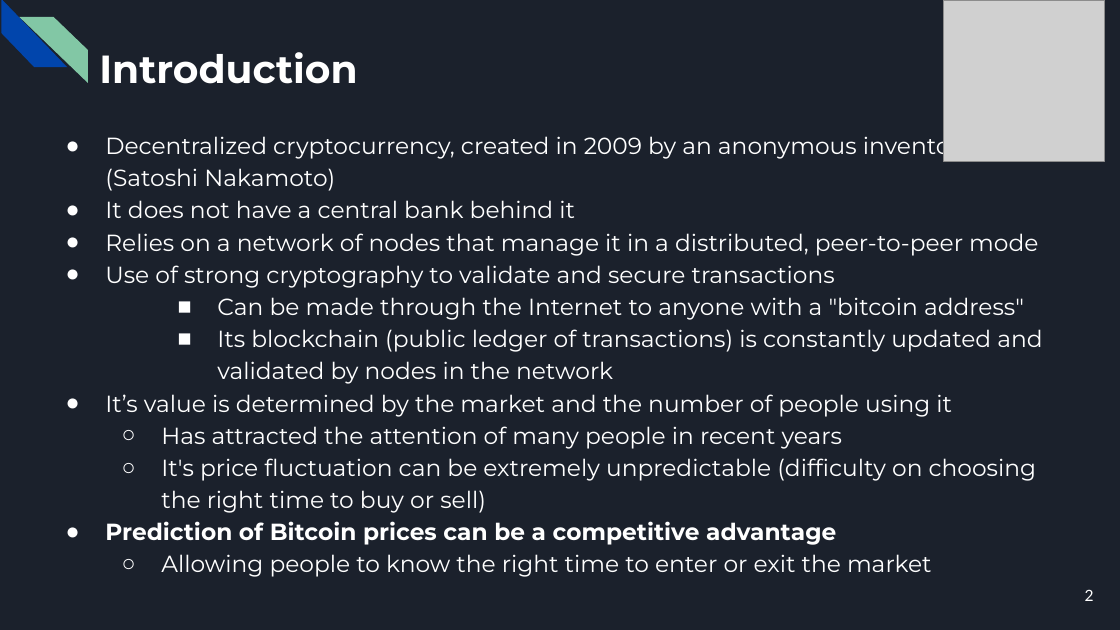
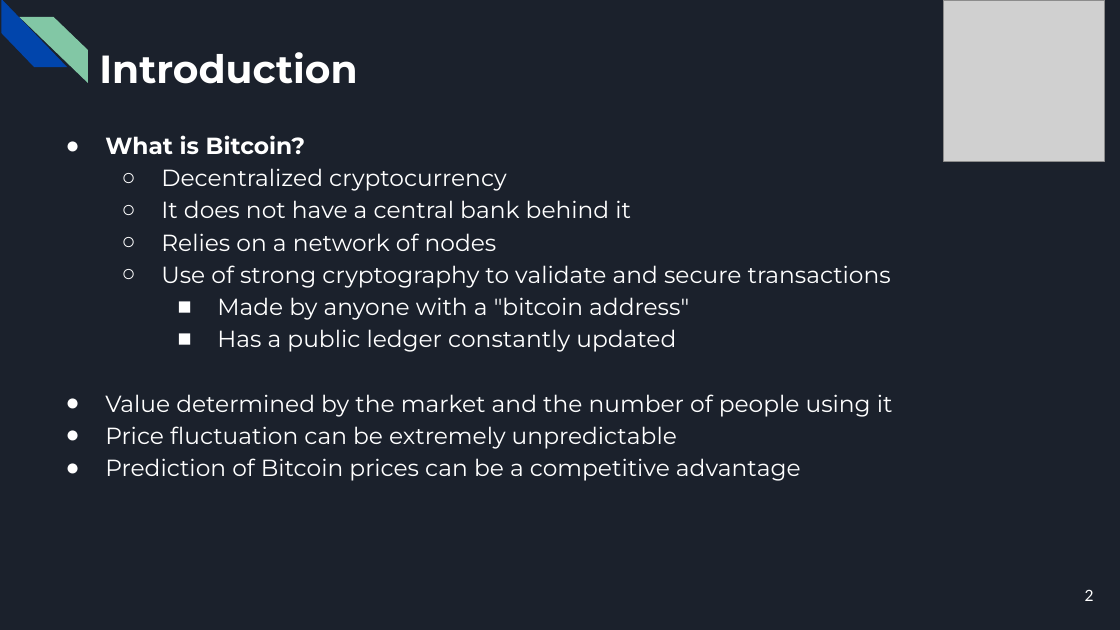
Before and after one commit to CorsiDanilo/bitcoin-price-prediction-with-pyspark, a slide deck: slide 2 of presentation/presentation.pptx. Drawn at 1120x630 pixels with LibreOffice and Linux fonts; fonts in the diff are those of the drawing; grey boxes stand for pictures. Boxes give left, top, right and bottom in pixels: in the first picture for what was removed or moved away, otherwise in the second. Text is boxed around its words. In the diff, an @@ line names an element or a change of style, - is before the commit and + after.

```diff
--- a/presentation/presentation.pptx
+++ b/presentation/presentation.pptx
@@ text at <box>105,135,506,191</box>: text changed @@
-● Decentralized cryptocurrency, created in 2009 by an anonymous inventor
-  (Satoshi Nakamoto)
+● What is Bitcoin?
+  ○ Decentralized cryptocurrency
@@ text at <box>105,200,891,481</box>: bold off in "Prediction of Bitcoin prices can be a ..."; bullet ● to ○; list level 1 to 2 in "It does not have a ..."; list level 1 to 2 in "Use of strong cryptography to ..." @@
@@ text at <box>161,233,497,251</box>: text changed @@
-● Relies on a network of nodes that manage it in a distributed, peer-to-peer mode
+  ○ Relies on a network of nodes
@@ text at <box>105,297,893,449</box>: text changed @@
-    ■ Can be made through the Internet to anyone with a "bitcoin address"
-    ■ Its blockchain (public ledger of transactions) is constantly updated and validated by nodes in the network
-● It’s value is determined by the market and the number of people using it
-  ○ Has attracted the attention of many people in recent years
-  ○ It's price fluctuation can be extremely unpredictable (difficulty on choosing the right time to buy or sell)
+    ■ Made by anyone with a "bitcoin address"
+    ■ Has a public ledger constantly updated
+● Value determined by the market and the number of people using it
+● Price fluctuation can be extremely unpredictable
@@ text at <box>161,554,932,577</box>: paragraph removed @@
-  ○ Allowing people to know the right time to enter or exit the market
```
Also in this commit, not shown: 15 other slides changed, 1 slide added, 1 other file.
